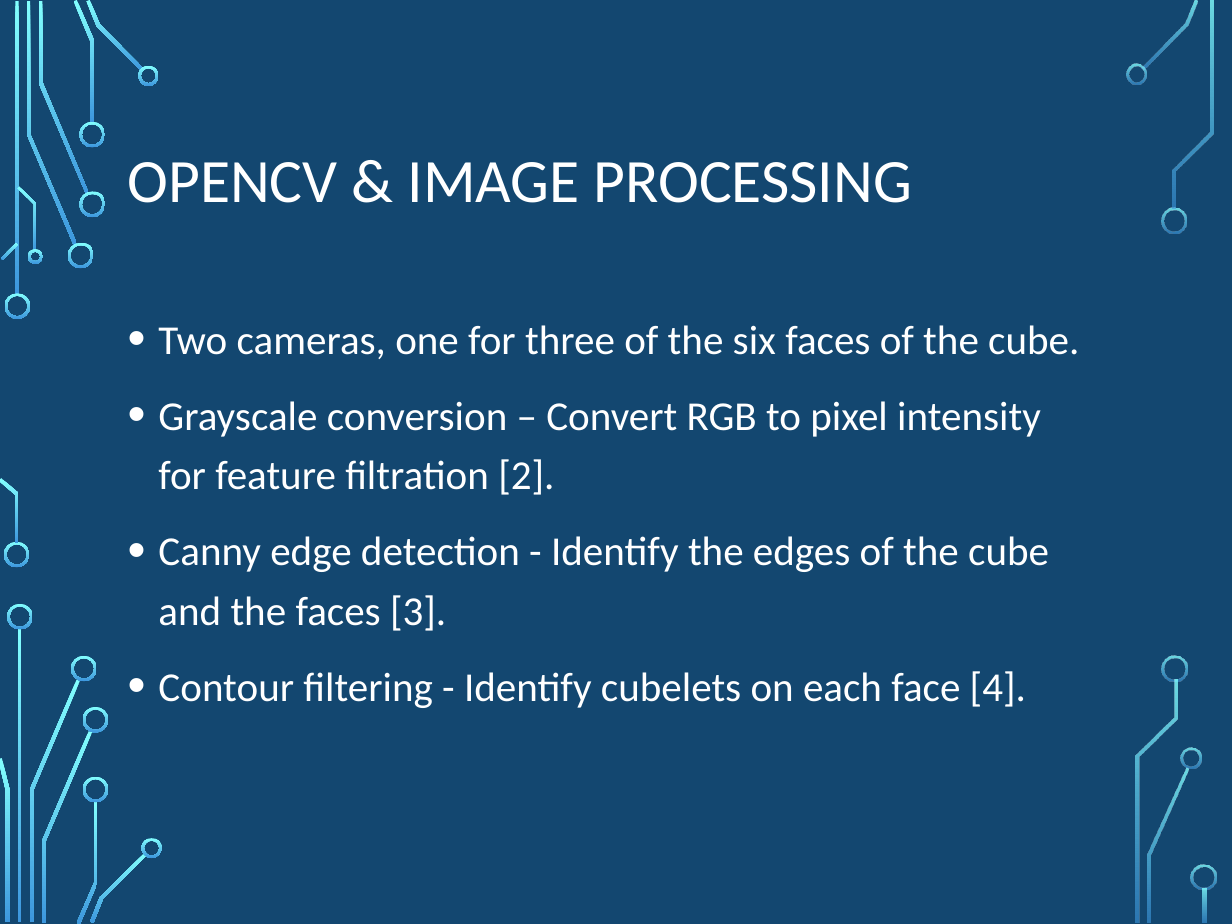
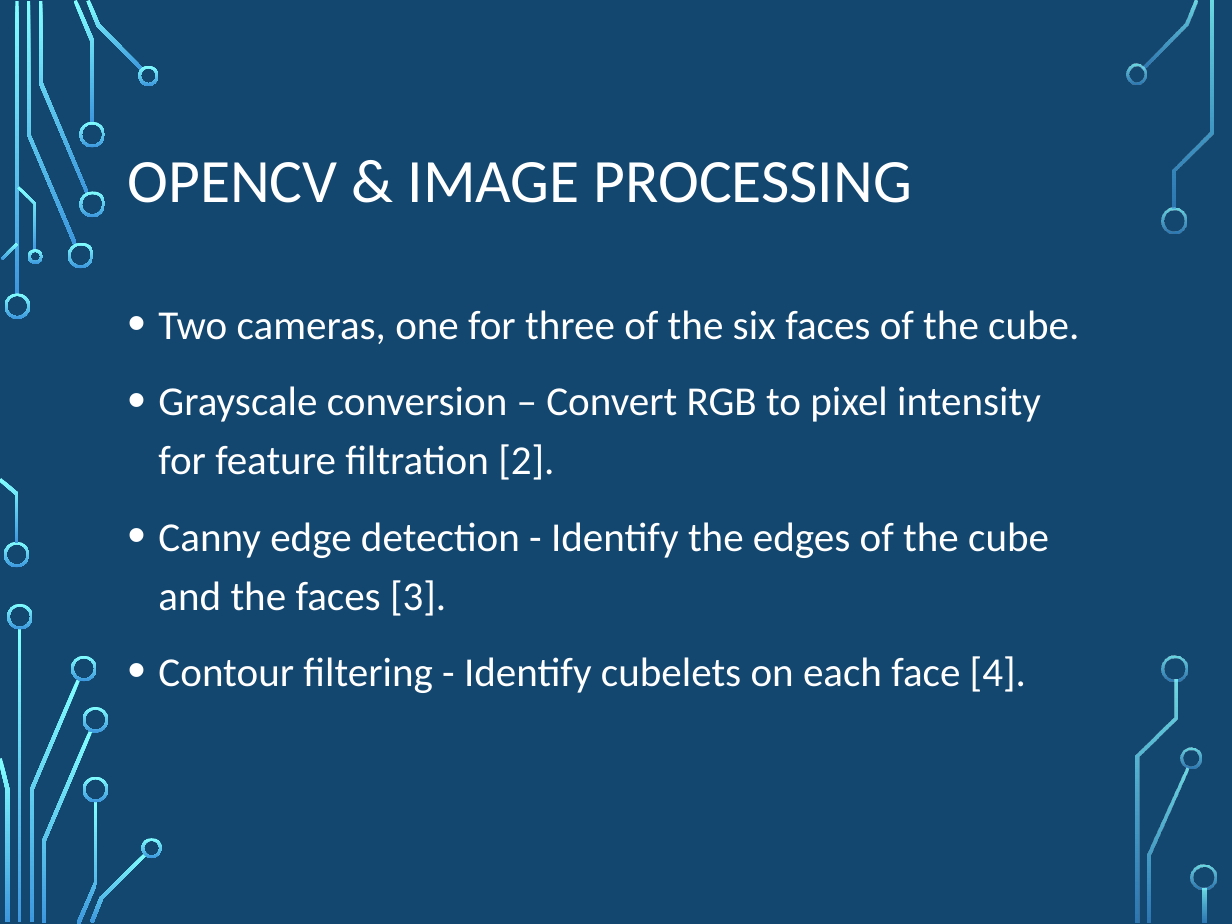
Before and after one commit to jon-whit/herbert, a slide deck: slide 8 of Documents/Presentations/HerbertPresentation.pptx. Drawn at 1232x924 pixels with LibreOffice and Linux fonts; fonts in the diff are those of the drawing; background and template pictures are left out. Boxes give left, top, right and bottom in pixels: in the first picture for what was removed or moved away, otherwise in the second. Text is boxed around its words. In the diff, an @@ line names an element or a change of style, - is before the commit and + after.

```diff
--- a/Documents/Presentations/HerbertPresentation.pptx
+++ b/Documents/Presentations/HerbertPresentation.pptx
@@ text "Two cameras, one for three ...": place and size @@
-text "Two cameras, one for three ..." at (158,325,1079,708)
+text "Two cameras, one for three ..." at (158,310,1079,693)
```
Also in this commit, not shown: 1 other slide changed, 5 other files.
